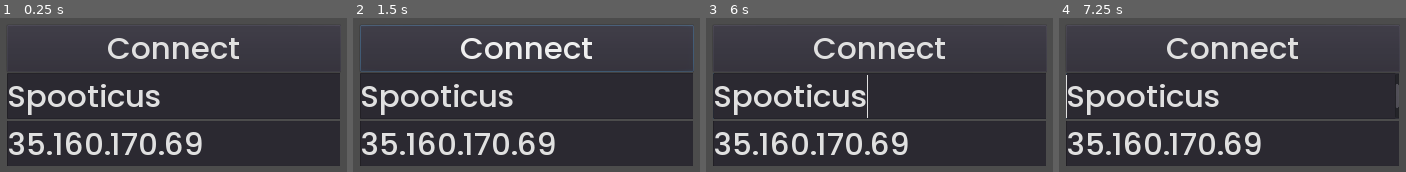
Above: before the commit, frames 1-4 (left to right).
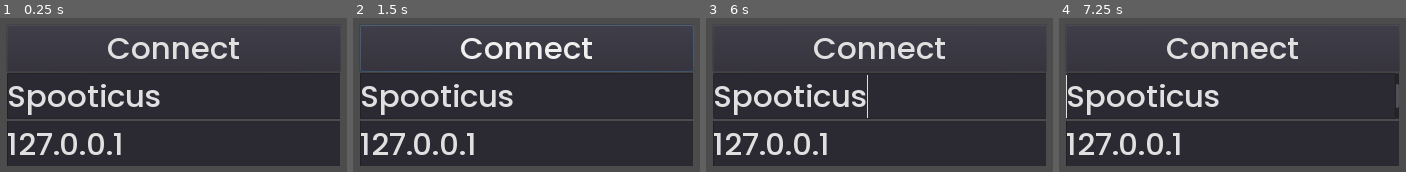
Above: after the commit, the same moments.

Repository: Spootikai/family_splatters
Game: Godot game, scene res://scenes/MainMenu.tscn
The game is run twice, just before and just after one commit, with the same random seed, the same clock (stepped at 60 frames per second) and the same inputs.
Inputs (mouse positions are in pixels of both pictures, inside the frame that each line leads up to):
- Up to frame 1 (0.25 s): no input
- Up to frame 2 (1.5 s): click "Connect" at 0.5 s; move the mouse to (outside the picture) at 1.27 s; press the mouse at (outside the picture) at 1.28 s; hold Up (ui_up) from 1.28 s (still down)
- Up to frame 3 (6 s): move the mouse to (719, 118) at 2.02 s; release Up (ui_up) at 2.03 s; release the mouse at (719, 118) at 2.03 s; right-click (719, 118) at 2.1 s; move the mouse to (outside the picture) at 2.77 s; press the mouse at (outside the picture) at 2.78 s; hold Up (ui_up) 2.78-4.28 s; move the mouse to (outside the picture) at 3.52 s; release the mouse at (outside the picture) at 3.53 s; right-click (outside the picture) at 3.6 s; move the mouse to (outside the picture) at 4.27 s; press the mouse at (outside the picture) at 4.28 s; tap Escape (escape, bound only after the commit) at 4.9 s; move the mouse to (outside the picture) at 5.02 s; release the mouse at (outside the picture) at 5.03 s; right-click (outside the picture) at 5.1 s; move the mouse to (921, 96) at 5.77 s; press the mouse at (921, 96) at 5.78 s
- Up to frame 4 (7.25 s): tap Enter (ui_accept) at 6.5, 6.77 s; move the mouse to (outside the picture) at 6.52 s; release the mouse at (outside the picture) at 6.53 s; hold Up (ui_up) from 6.53 s (still down); right-click (outside the picture) at 6.6 s

The runs differ from the first frame. In frame 1, 4.1% of the frame differs, in the area x 2-59%, y 74-89%; in frame 2, 4.1%; in frame 3, 4.1%; in frame 4, 4.1%.

Commit message:
Lobby multiplayer cleanup

Diff:
--- /dev/null
+++ b/default_bus_layout.tres
@@ -0,0 +1,21 @@
+[gd_resource type="AudioBusLayout" format=2]
+
+[resource]
+bus/1/name = "Music"
+bus/1/solo = false
+bus/1/mute = false
+bus/1/bypass_fx = false
+bus/1/volume_db = 0.0672607
+bus/1/send = "Master"
+bus/2/name = "FX"
+bus/2/solo = false
+bus/2/mute = false
+bus/2/bypass_fx = false
+bus/2/volume_db = 0.0
+bus/2/send = "Master"
+bus/3/name = "Menu"
+bus/3/solo = false
+bus/3/mute = false
+bus/3/bypass_fx = false
+bus/3/volume_db = 0.0
+bus/3/send = "Master"
--- a/project.godot
+++ b/project.godot
@@ -43,6 +43,11 @@
 "events": [ Object(InputEventMouseButton,"resource_local_to_scene":false,"resource_name":"","device":0,"alt":false,"shi …(212 unchanged characters)…
  ]
 }
+escape={
+"deadzone": 0.5,
+"events": [ Object(InputEventKey,"resource_local_to_scene":false,"resource_name":"","device":0,"alt":false,"shift":false,"control":false,"meta":false,"command":false,"pressed":false,"scancode":16777217,"physical_scancode":0,"unicode":0,"echo":false,"script":null)
+ ]
+}
 
 [physics]
 
--- a/scenes/ColorPicker.gd
+++ b/scenes/ColorPicker.gd
@@ -1,20 +1,19 @@
 extends Control
 
-onready var await_server = false
 
 func _ready():
-	pass
+	Server.fetchPlayerData()
 
 func button_pressed(color):
-	await_server = true
 	PlayerSettings.color = color
-	Server.requestPlayerSettings(color, PlayerSettings.title, self.get_instance_id())
+	Server.requestPlayerSettings(color.to_html(), PlayerSettings.title, self.get_instance_id())
 
 func acceptPlayerSettings():
 	queue_free()
+	Server.fetchPlayerData()
 
 func denyPlayerSettings(type):
 	if type == "title":
 		PlayerSettings.title = str(Server.self_id)
 	if type == "color":
-		await_server = false
+		PlayerSettings.color = Color(250, 250, 250).to_html()
--- a/scenes/Game.gd
+++ b/scenes/Game.gd
@@ -3,10 +3,6 @@
 
 var player_instance = preload("res://scenes/Player.tscn")
 
-func _input(event):
-	if Input.is_action_just_released("ui_up"):
-		Server.startGame(PlayerSettings.game_id)
-
 func replicatePlayer(s_id):
 	var new_player_instance = player_instance.instance()
 	self.add_child(new_player_instance)
--- a/scenes/Game.tscn
+++ b/scenes/Game.tscn
@@ -1,7 +1,15 @@
-[gd_scene load_steps=3 format=2]
+[gd_scene load_steps=6 format=2]
 
 [ext_resource path="res://scenes/Game.gd" type="Script" id=1]
 [ext_resource path="res://assets/background.png" type="Texture" id=2]
+[ext_resource path="res://fonts/Poppins-Medium.ttf" type="DynamicFontData" id=3]
+
+[sub_resource type="DynamicFont" id=1]
+outline_color = Color( 1, 1, 1, 0.490196 )
+font_data = ExtResource( 3 )
+
+[sub_resource type="Theme" id=2]
+default_font = SubResource( 1 )
 
 [node name="Game" type="Node2D"]
 script = ExtResource( 1 )
@@ -9,3 +17,8 @@
 [node name="Sprite" type="Sprite" parent="."]
 position = Vector2( 960, 540 )
 texture = ExtResource( 2 )
+
+[node name="Label" type="Label" parent="."]
+margin_right = 140.0
+margin_bottom = 116.0
+theme = SubResource( 2 )
--- a/scenes/Lobby.gd
+++ b/scenes/Lobby.gd
@@ -1,17 +1,41 @@
-
 extends Control
 
 onready var colorpicker_instance = preload("res://scenes/ColorPicker.tscn")
-onready var lobby_icon_instance = preload("res://scenes/LobbyIcon.tscn")
+
 
 func _ready():
 	var new_colorpicker = colorpicker_instance.instance()
 	$CenterContainer.add_child(new_colorpicker)
 
 func _process(delta):
+	# Every tick the button will be enabled if the player is host, and disabled otherwise
 	$CenterContainer/Button.disabled = !PlayerSettings.is_host
 
-func playerJoinLobby(game_id):
-	var new_lobby_icon = lobby_icon_instance.instance()
-	$HBoxContainer.add_child(new_lobby_icon)
-	Server.fetchPlayerData(game_id, new_lobby_icon.get_instance_id())
+	# Recreate the colorpicker
+	if get_node_or_null("CenterContainer/ColorPicker") == null:
+		if Input.is_action_just_pressed("escape"):
+			var new_colorpicker = colorpicker_instance.instance()
+			$CenterContainer.add_child(new_colorpicker)
+
+func _on_Button_pressed():
+	Server.startGameRequest()
+
+var lobby_icon_instance = preload("res://scenes/LobbyIcon.tscn")
+func updateLobbyIcons():
+	if $IconHolder.get_child_count() == Server.players.keys().size():
+		for i in Server.players.keys().size():
+			var child = $IconHolder.get_child(i)
+			var key = Server.players.keys()[i]
+
+			child.get_node("Sprite").modulate = Server.players[key][0]
+			child.get_node("Label").text = Server.players[key][1]
+	else:
+		if $IconHolder.get_child_count() < Server.players.keys().size():
+			var new_lobby_icon = lobby_icon_instance.instance()
+			$IconHolder.add_child(new_lobby_icon)
+		if $IconHolder.get_child_count() > Server.players.keys().size():
+			for child in $IconHolder.get_children():
+				if Server.players.keys().find(child.player_id):
+					pass
+				else:
+					child.queue_free()
--- a/scenes/Lobby.tscn
+++ b/scenes/Lobby.tscn
@@ -1,4 +1,3 @@
-
 [gd_scene load_steps=3 format=2]
 
 [ext_resource path="res://scenes/Lobby.gd" type="Script" id=1]
@@ -10,7 +9,7 @@
 theme = ExtResource( 2 )
 script = ExtResource( 1 )
 
-[node name="HBoxContainer" type="HBoxContainer" parent="."]
+[node name="IconHolder" type="HBoxContainer" parent="."]
 margin_right = 1920.0
 margin_bottom = 236.0
 size_flags_horizontal = 0
@@ -26,3 +25,5 @@
 margin_bottom = 596.0
 disabled = true
 text = "Start The Game!!!"
+
+[connection signal="pressed" from="CenterContainer/Button" to="." method="_on_Button_pressed"]
--- a/scenes/LobbyIcon.gd
+++ b/scenes/LobbyIcon.gd
@@ -1,5 +1,6 @@
 extends Control
 
-func setPlayerData(s_mode, s_title, s_color):
-	$VBoxContainer/TextureRect.modulate = s_color
-	$VBoxContainer/Label.text = s_title
+var player_id = -1
+
+func _ready():
+	Server.fetchPlayerData()
--- a/scenes/LobbyIcon.tscn
+++ b/scenes/LobbyIcon.tscn
@@ -1,37 +1,23 @@
 [gd_scene load_steps=4 format=2]
 
-[ext_resource path="res://assets/circle.png" type="Texture" id=1]
+[ext_resource path="res://assets/egg_icon.png" type="Texture" id=1]
 [ext_resource path="res://scenes/LobbyIcon.gd" type="Script" id=2]
-[ext_resource path="res://themes/normal_menu.tres" type="Theme" id=3]
+[ext_resource path="res://themes/main_menu.tres" type="Theme" id=3]
 
 [node name="LobbyIcon" type="Control"]
-anchor_left = 0.5
-anchor_top = 0.5
-anchor_right = 0.5
-anchor_bottom = 0.5
-margin_left = -101.5
-margin_top = -78.0
-margin_right = 101.5
-margin_bottom = 78.0
 size_flags_horizontal = 2
 size_flags_vertical = 0
 script = ExtResource( 2 )
 
-[node name="VBoxContainer" type="VBoxContainer" parent="."]
-margin_right = 40.0
-margin_bottom = 40.0
-size_flags_horizontal = 2
-alignment = 1
-
-[node name="TextureRect" type="TextureRect" parent="VBoxContainer"]
-margin_right = 200.0
-margin_bottom = 200.0
+[node name="Sprite" type="Sprite" parent="."]
+position = Vector2( 114, 136 )
 texture = ExtResource( 1 )
 
-[node name="Label" type="Label" parent="VBoxContainer"]
-margin_top = 204.0
-margin_right = 200.0
-margin_bottom = 232.0
+[node name="Label" type="Label" parent="."]
+margin_left = -4.0
+margin_top = 277.0
+margin_right = 223.0
+margin_bottom = 383.0
 grow_horizontal = 2
 theme = ExtResource( 3 )
 text = "???"
--- a/scenes/MainMenu.gd
+++ b/scenes/MainMenu.gd
@@ -4,9 +4,9 @@
 func _on_Button_pressed():
 	Server.connect_to_server($VBoxContainer/Adress.text)
 
+func _ready():
+	_on_Username_text_changed()
+
 # Update player settings
-func _on_ColorPickerButton_color_changed(color):
-	PlayerSettings.color = color.to_rgba64()
-
 func _on_Username_text_changed():
 	PlayerSettings.title = $VBoxContainer/Username.text
--- a/scenes/MainMenu.tscn
+++ b/scenes/MainMenu.tscn
@@ -38,7 +38,7 @@
 margin_right = 800.0
 margin_bottom = 340.0
 rect_min_size = Vector2( 0, 110 )
-text = "35.160.170.69"
+text = "127.0.0.1"
 
 [connection signal="pressed" from="VBoxContainer/Button" to="." method="_on_Button_pressed"]
 [connection signal="text_changed" from="VBoxContainer/Username" to="." method="_on_Username_text_changed"]
--- a/scenes/Player.gd
+++ b/scenes/Player.gd
@@ -1,7 +1,7 @@
 extends Node2D
 
 # Player variables
-onready var local_owned := false
+onready var player_id := -1
 onready var player_color: Color
 onready var player_title: String = "???"
 
@@ -100,7 +100,10 @@
 				if Input.is_action_just_released("click"):
 					knockback(get_viewport().get_mouse_position().direction_to(self.position).normalized())
 	if !local_owned:
-		Server.fetchPlayerPosition(self.get_instance_id(), game_id)
+		#Server.fetchPlayerPosition(self.get_instance_id(), game_id)
+		# Get position of this player instance
+		pass
+
 	# EGG MODE BEHAVIOR
 	if mode == "egg":
 		if state == "knocked_back":
--- a/scenes/Settings.tscn
+++ b/scenes/Settings.tscn
@@ -1,4 +1,3 @@
-
 [gd_scene load_steps=8 format=2]
 
 [ext_resource path="res://themes/normal_menu.tres" type="Theme" id=1]
--- a/singletons/PlayerSettings.gd
+++ b/singletons/PlayerSettings.gd
@@ -1,7 +1,6 @@
-
 extends Node
 
-var title = "???"
-var color = Color(1, 1, 1).to_argb64()
+var title = "Unknown"
+var color = Color(250, 250, 250).to_html()
 
 var is_host = false
--- a/singletons/Server.gd
+++ b/singletons/Server.gd
@@ -2,36 +2,102 @@
 
 
 var self_id
+
+var players = {}
 var network = NetworkedMultiplayerENet.new()
 
+# Automatically started once the server connection is established
+var pinging = false
+var ping_time_current = 0
+var ping_time = 0
+var ping_wait = false
+var ping_interval = 3
+var ping_interval_timer = 0
+
 func connect_to_server(ip = "127.0.0.1", port = 18181):
+	# Close pre existing connections just in case
+	network.close_connection()
+
+	# Create the client on the network and attach it to the tree
 	network.create_client(ip, port)
 	get_tree().set_network_peer(network)
 
+	# Connect reaction functions for connect/fail
 	network.connect("connection_failed", self, "_on_connection_failed")
 	network.connect("connection_succeeded", self, "_on_connection_succeeded")
 
 func _on_connection_failed():
 	print("Failed to connect")
+	pinging = false
 
 func _on_connection_succeeded():
 	print("Successfully connected")
+	pinging = true
+
+	requestPlayerSettings(PlayerSettings.color, PlayerSettings.title, self.get_instance_id())
 
 	get_tree().change_scene("res://scenes/Lobby.tscn")
 	self_id = get_tree().get_network_unique_id()
 
+func _on_server_timeout():
+	print("Server timed out")
+	get_tree().change_scene("res://scenes/MainMenu.tscn")
+	pinging = false
+
+# Ping the server, also acts as a timeout indicator
+func _ping_server():
+	rpc_id(1, "_return_ping")
+	if ping_wait:
+		_on_server_timeout()
+	ping_wait = true
+remote func _return_ping():
+	ping_wait = false
+	ping_time_current = ping_time
+	#print("Ping: "+str(ping_time_current))
+
+func _process(delta):
+	if pinging:
+		if ping_wait:
+			ping_time += delta
+		else:
+			ping_time_current = ping_time
+			ping_time = 0
+
+		if ping_interval_timer >= ping_interval:
+			ping_interval_timer = 0
+			_ping_server()
+		else:
+			ping_interval_timer += delta
+
 # Player settings
-# Make sure to set colors to ARGB64 and revert back after sending
 func requestPlayerSettings(color, title, requester):
-	rpc_id(1, "requestPlayerSettings", color.to_argb64(), title, requester)
+	rpc_id(1, "requestPlayerSettings", color, title, requester)
 
 remote func acceptPlayerSettings(s_is_host, requester):
-	PlayerSettings.is_host = s_is_host
-	instance_from_id(requester).acceptPlayerSettings()
+	print("Player settings accepted.")
+	if instance_from_id(requester) != self:
+		instance_from_id(requester).acceptPlayerSettings()
 
 remote func denyPlayerSettings(type, requester):
-	instance_from_id(requester).denyPlayerSettings(type)
+	print("Player settings denied.")
+	if instance_from_id(requester) != self:
+		instance_from_id(requester).denyPlayerSettings(type)
+
+# Get the player list
+func fetchPlayerData():
+	rpc_id(1, "fetchPlayerData")
+remote func returnPlayerData(s_json):
+	players = parse_json(s_json)
+	updateLobbyIcons()
+
+# Update player icons in the lobby
+remote func updateLobbyIcons():
+	if get_tree().get_current_scene().get_name() == "Lobby":
+		print("did it work?")
+		get_tree().get_current_scene().updateLobbyIcons()
 
 # Request to start game
-func startGame(id):
-	rpc_id(1, "startGame", id)
+func startGameRequest():
+	rpc_id(1, "startGameRequest")
+remote func startGame():
+	get_tree().change_scene("res://scenes/Game.tscn")
Not shown, changed: assets/egg.png.import
